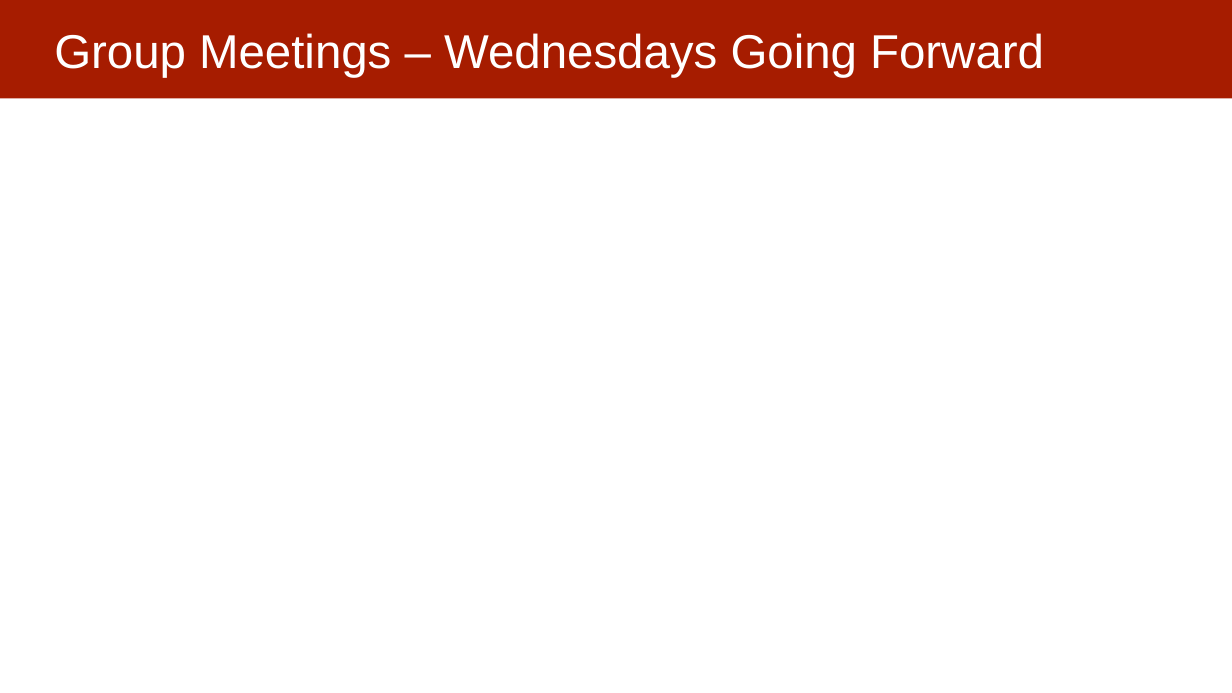
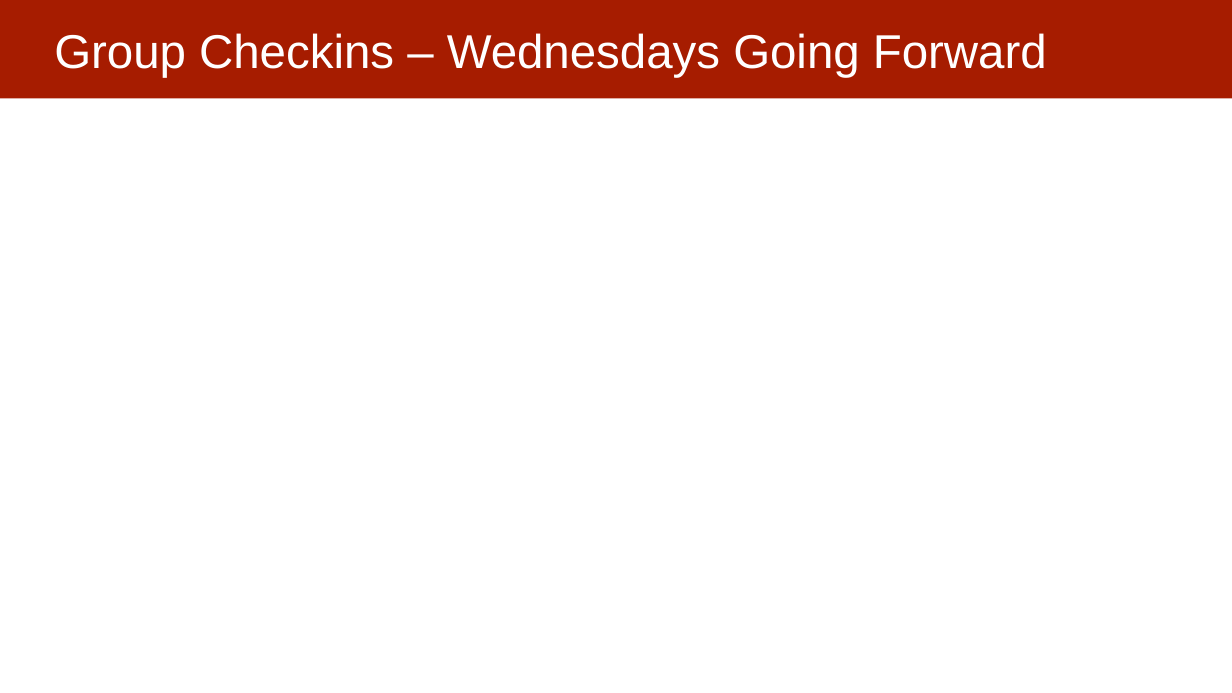
Before and after one commit to dssg/mlforpublicpolicylab, a slide deck: slide 3 of Lectures/11-model-selection-and-validation-part-2.pptx. Drawn at 1232x693 pixels with LibreOffice and Linux fonts; fonts in the diff are those of the drawing. Boxes give left, top, right and bottom in pixels: in the first picture for what was removed or moved away, otherwise in the second. Text is boxed around its words. In the diff, an @@ line names an element or a change of style, - is before the commit and + after.

```diff
--- a/Lectures/11-model-selection-and-validation-part-2.pptx
+++ b/Lectures/11-model-selection-and-validation-part-2.pptx
@@ title at (x1=54, y1=33, x2=1047, y2=78): text changed @@
-Group Meetings – Wednesdays Going Forward
+Group Checkins – Wednesdays Going Forward
```
Also in this commit, not shown: 3 other slides changed, 1 other file.
